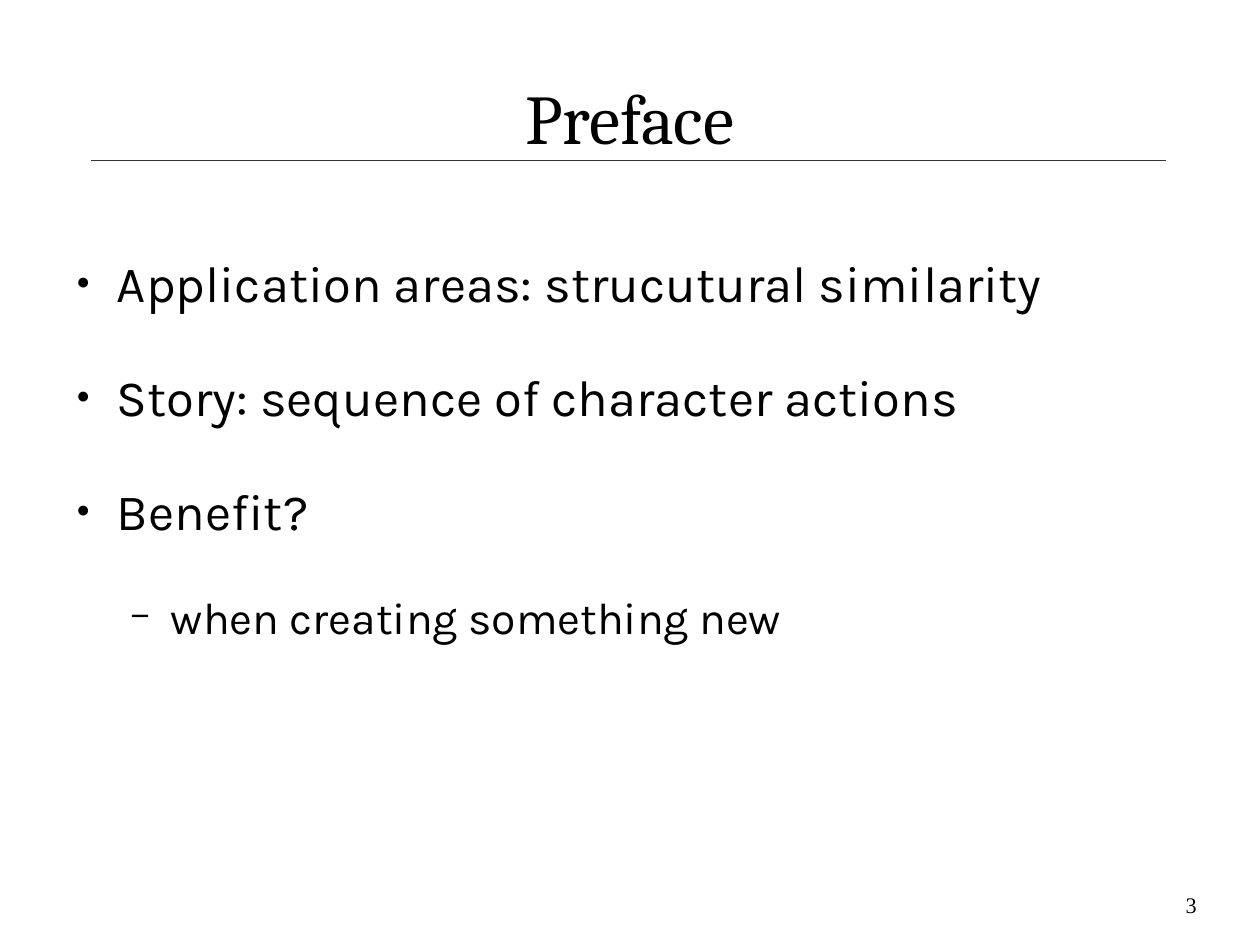
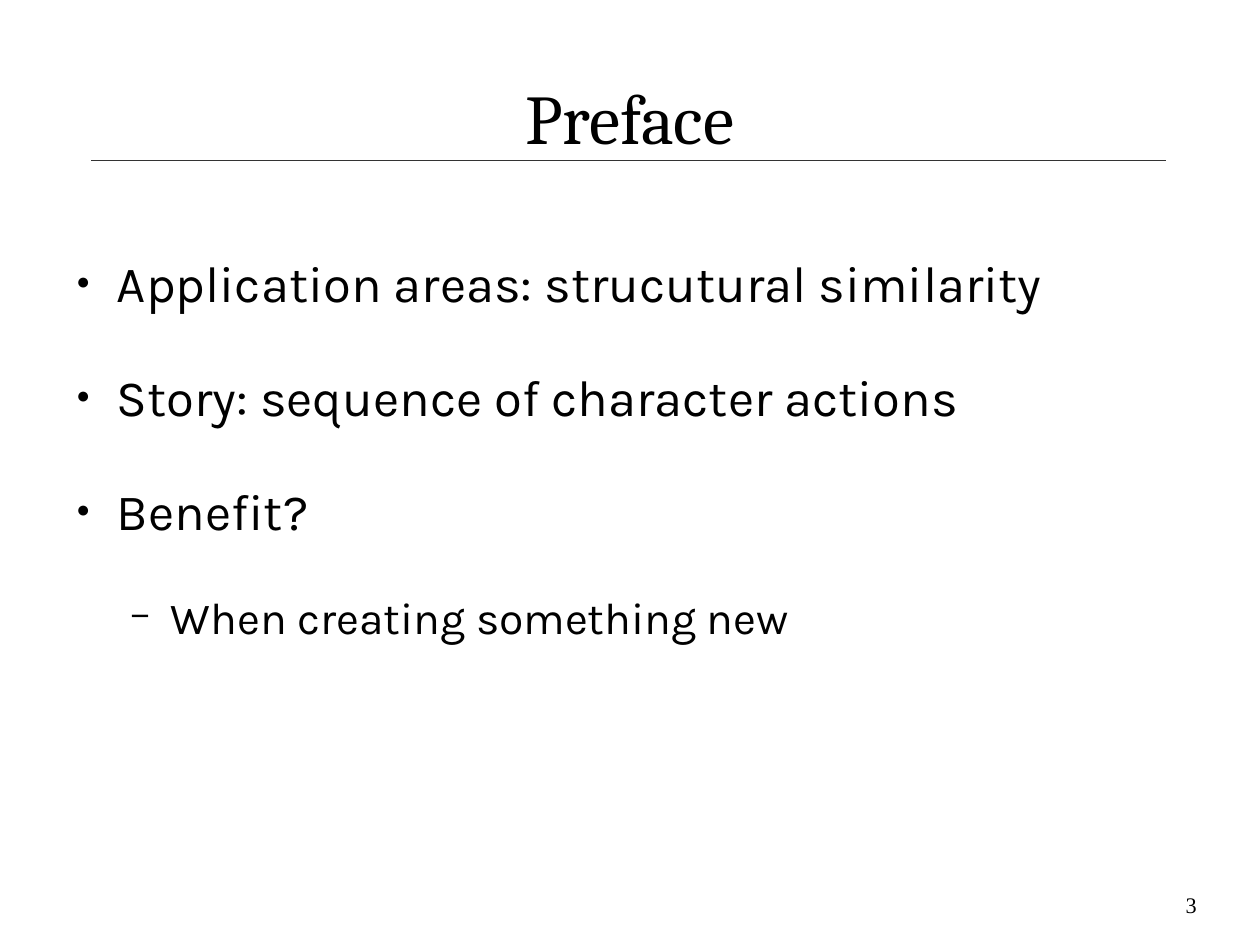
Before and after one commit to IllDepence/ai_seminar, a slide deck: slide 3 of praes/praes.odp. Drawn at 1260x945 pixels with LibreOffice and Linux fonts; fonts in the diff are those of the drawing. Boxes give left, top, right and bottom in pixels: in the first picture for what was removed or moved away, otherwise in the second. Text is boxed around its words. In the diff, an @@ line names an element or a change of style, - is before the commit and + after.

```diff
--- a/praes/praes.odp
+++ b/praes/praes.odp
@@ text at bbox=[171, 603, 789, 645]: text changed @@
-  − when creating something new
+  − When creating something new
```
Also in this commit, not shown: 2 other slides changed, 5 slides added, 8 other files.
